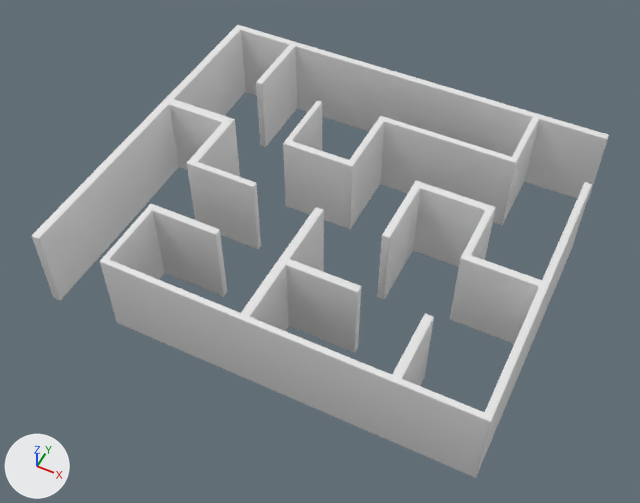
The FBX model Assets/Maze/maze2.fbx as it was, and as the next commit left it.
Before and after are seen from a 50 mm camera at (125.0, -298.0, 343.0) aimed at (-7.0, -33.0, 12.0). Every picture has the same lights, and +X, +Y and +Z are marked at lower left. The first picture is the older version. Where no turn or scale is listed for an object, it has been applied to the vertices.
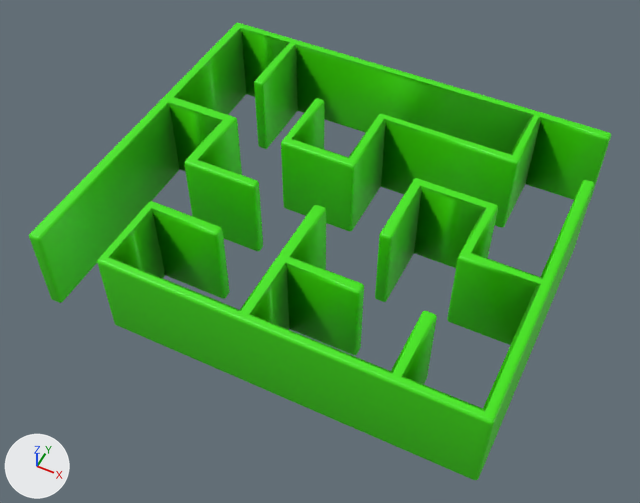
Boxes [x1, y1, x2, y2] around the edits, measured in the pictures (640 x 503 px):
'Cube.001', reshaped: before [32, 25, 609, 478]; after [29, 23, 611, 480]
part 1 of me_cube_005, built on: before [32, 25, 543, 413]; after [29, 23, 611, 480]
part 2 of me_cube_005, recoloured: before [32, 27, 609, 478]

The change, as a list of edits to the scene's bpy script:
```text
Add mat_material_001:
    mat_material_001 = principled_material('Material.001')
    mat_material_001.base_color = (0.0538, 0.8, 0.0)  # green #42e700
Change me_cube_005:
    used by ob_cube_001; location = (-4.5, -20.3, 24.4)
    remove me_cube_005.from_pydata(...)  # 3828 vertices, 3886 faces; spans x -111.0..108.0, y -90.0..96.0, z -23.0..23.0
    add me_cube_005.from_pydata(...)  # 7656 vertices, 7772 faces; spans x -112.0..109.0, y -91.0..98.0, z -24.0..24.0
    me_cube_005 part 1: 142 vertices moved within x -111.0..72.0, y -90.0..96.0, z -23.0..23.0; 3828 vertices added at x -112.0..109.0, y -91.0..98.0, z -24.0..24.0
    me_cube_005 part 2: 3297 faces spanning x -111.0..108.0, y -90.0..96.0, z -23.0..23.0 switch from mat_green_grass_or_lawn (white #e7e7e7) to mat_material_001 (green #42e700)
```
